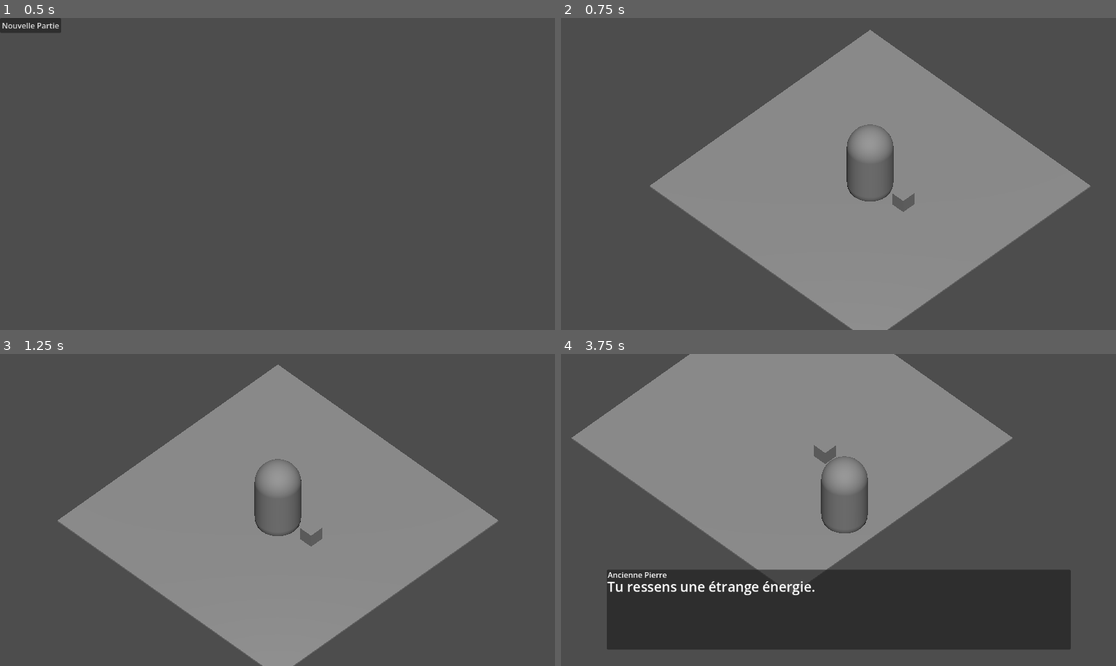
Above: before the commit, frames 1-4 (two rows, left to right).
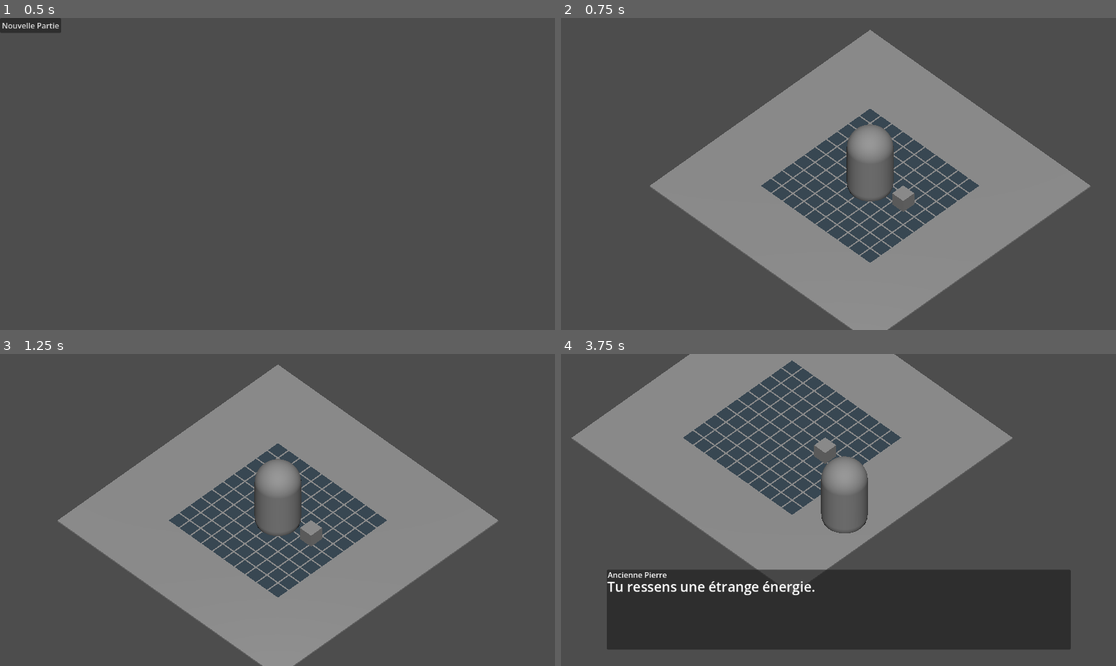
Above: after the commit, the same moments.

Repository: sillpct/lagoutte
Game: Godot game, scene res://scenes/main/main.tscn
Two runs of this game, one before a commit and one after it. Both use one fixed random seed, a clock stepped at 60 frames per second and the inputs below.
Inputs:
- Up to frame 1 (0.5 s): no input
- Up to frame 2 (0.75 s): click "Nouvelle Partie" at 0.5 s
- Up to frame 3 (1.25 s): no input
- Up to frame 4 (3.75 s): hold Right (ui_right) 1.28-2.03 s; hold E (interact) 1.28-2.03 s; hold Down (ui_down) 2.03-2.78 s; tap E (interact) at 2.1, 3.6 s; hold Right (ui_right) 2.78-3.53 s; hold E (interact) 2.78-3.53 s; hold Up (ui_up) from 3.53 s (still down)

Frame 1 is identical in both runs. In frame 2, 6.4% of the frame differs, in the area x 36-76%, y 29-79%; in frame 3, 6.4%; in frame 4, 7.5%, in the area x 22-62%, y 2-52%.

Commit message:
feat: grille de combat (logique + affichage)

Diff:
--- /dev/null
+++ b/scenes/combat/combat_grid.gd
@@ -0,0 +1,48 @@
+class_name CombatGrid
+extends Node3D
+
+@export var grid_width: int = 10
+@export var grid_height: int = 10
+@export var cell_size: float = 1.0
+
+@onready var cell_visuals: Node3D = $CellVisuals
+
+# --- Logique de coordonnées ---
+
+## Conversion de référence pour placer toute entité sur une case de la grille.
+func cell_to_world(col: int, row: int) -> Vector3:
+	return global_position + Vector3(col * cell_size, 0.0, row * cell_size)
+
+func world_to_cell(world_position: Vector3) -> Vector2i:
+	var offset := world_position - global_position
+	return Vector2i(
+		roundi(offset.x / cell_size),
+		roundi(offset.z / cell_size)
+	)
+
+func is_valid_cell(col: int, row: int) -> bool:
+	return col >= 0 and col < grid_width and row >= 0 and row < grid_height
+
+# --- Affichage temporaire ---
+
+func _ready() -> void:
+	_build_cell_visuals()
+
+func _build_cell_visuals() -> void:
+	var cell_mesh := PlaneMesh.new()
+	cell_mesh.size = Vector2.ONE * cell_size * 0.9
+
+	var cell_material := StandardMaterial3D.new()
+	cell_material.albedo_color = Color(0.22, 0.28, 0.32)
+	cell_material.roughness = 1.0
+	cell_material.shading_mode = BaseMaterial3D.SHADING_MODE_UNSHADED
+	cell_mesh.material = cell_material
+
+	for row in range(grid_height):
+		for col in range(grid_width):
+			var cell_visual := MeshInstance3D.new()
+			cell_visual.name = "Cell_%d_%d" % [col, row]
+			cell_visual.mesh = cell_mesh
+			cell_visual.cast_shadow = GeometryInstance3D.SHADOW_CASTING_SETTING_OFF
+			cell_visuals.add_child(cell_visual)
+			cell_visual.global_position = cell_to_world(col, row)
--- /dev/null
+++ b/scenes/combat/combat_grid.tscn
@@ -0,0 +1,8 @@
+[gd_scene load_steps=2 format=3]
+
+[ext_resource type="Script" path="res://scenes/combat/combat_grid.gd" id="1_grid_script"]
+
+[node name="CombatGrid" type="Node3D"]
+script = ExtResource("1_grid_script")
+
+[node name="CellVisuals" type="Node3D" parent="."]
--- a/scenes/exploration/exploration.tscn
+++ b/scenes/exploration/exploration.tscn
@@ -2,6 +2,7 @@
 
 [ext_resource type="Script" uid="uid://dkeacolsiufev" path="res://scenes/exploration/camera_pivot.gd" id="1_pbc0k"]
 [ext_resource type="PackedScene" uid="uid://lugq74m5nw2h" path="res://scenes/entities/player.tscn" id="1_toxw2"]
+[ext_resource type="PackedScene" path="res://scenes/combat/combat_grid.tscn" id="2_combat_grid"]
 [ext_resource type="Script" uid="uid://cwee0pvhnu0xs" path="res://scenes/exploration/test_interactable.gd" id="3_75sxn"]
 [ext_resource type="PackedScene" uid="uid://bfso586b0af53" path="res://scenes/ui/dialogue_ui.tscn" id="3_vlahv"]
 
@@ -29,6 +30,9 @@
 [node name="Ground" type="MeshInstance3D" parent="." unique_id=1967650354]
 mesh = SubResource("BoxMesh_cvbhj")
 
+[node name="CombatGrid" parent="." instance=ExtResource("2_combat_grid")]
+position = Vector3(-4.5, 0.06, -4.5)
+
 [node name="Player" parent="." unique_id=295733018 instance=ExtResource("1_toxw2")]
 
 [node name="SunLight" type="DirectionalLight3D" parent="." unique_id=893214508]
Not shown, added: scenes/combat/combat_grid.gd.uid
